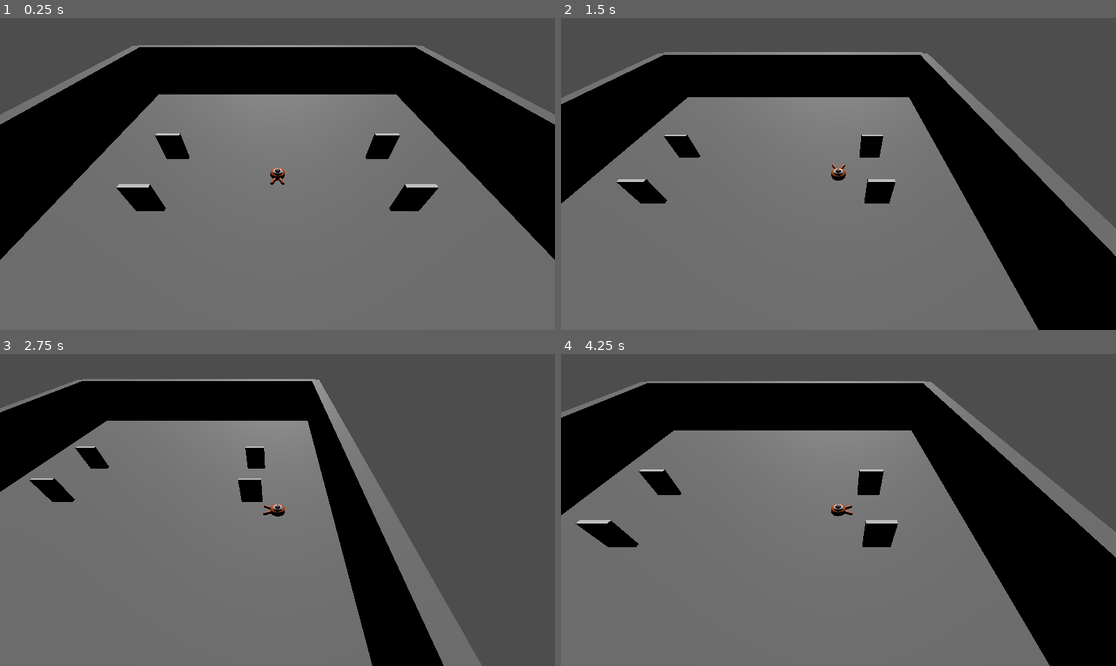
Above: before the commit, frames 1-4 (two rows, left to right).
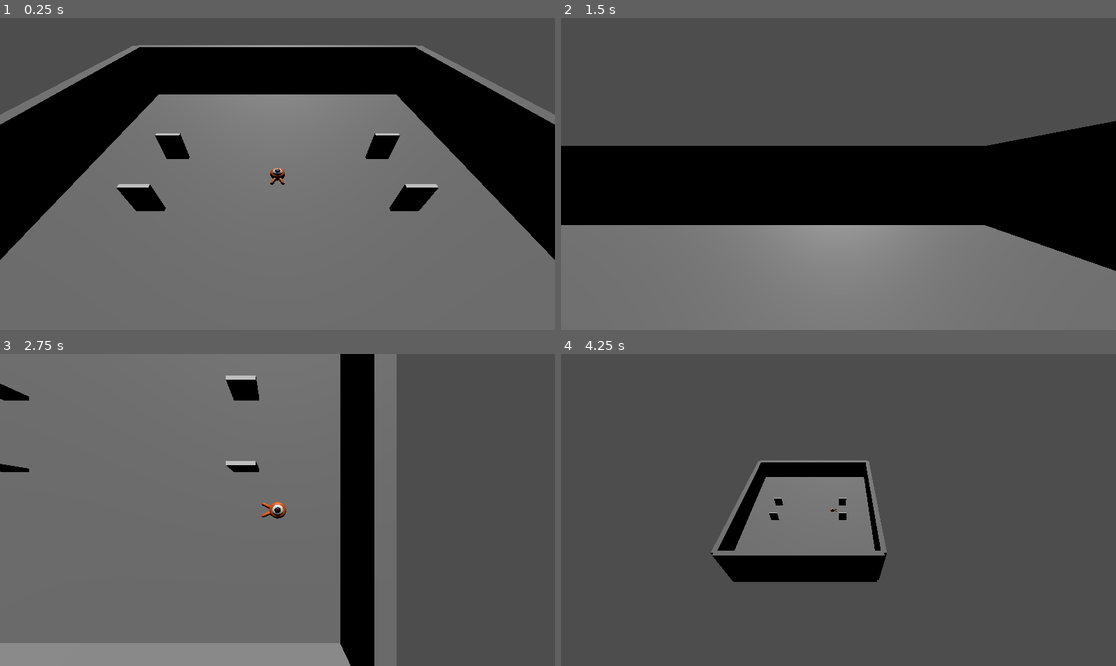
Above: after the commit, the same moments.

Repository: LeFodeurCou/Godot-Lab
Game: Godot game, scene res://main.tscn
The game is run twice, just before and just after one commit, with the same random seed, the same clock (stepped at 60 frames per second) and the same inputs.
Inputs:
- Up to frame 1 (0.25 s): no input
- Up to frame 2 (1.5 s): tap Enter (camera_switch, bound only after the commit) at 0.5 s; hold D (move_right) 0.53-1.28 s; hold Enter (camera_switch, bound only after the commit) 0.53-1.28 s; tap Space (jump) at 0.77, 0.8, 1.07, 1.35 s; hold S (move_back) from 1.28 s (still down)
- Up to frame 3 (2.75 s): tap Space (jump) at 1.52, 1.82, 2.3 s; tap Enter (camera_switch, bound only after the commit) at 1.55 s; release S (move_back) at 2.03 s; hold D (move_right) from 2.03 s (still down); hold Enter (camera_switch, bound only after the commit) from 2.03 s (still down)
- Up to frame 4 (4.25 s): release D (move_right) at 2.78 s; release Enter (camera_switch, bound only after the commit) at 2.78 s; hold W (move_forward) 2.78-3.53 s; tap Enter (camera_switch, bound only after the commit) at 2.85 s; tap Space (jump) at 3.02, 3.32, 3.6, 3.77, 4.07 s; hold A (move_left) from 3.53 s (still down)

The runs differ from the first frame. In frame 2, 48% of the frame differs, in the area x 0-100%, y 10-100%; in frame 3, 32%; in frame 4, 77%, in the area x 0-100%, y 8-100%.

Commit message:
Added : An input to switch cameras. Some cameras : renamed the default as CameraBasic, added CameraFP (First Person), CameraTP (Third Person), cameraTop (H&S view), CameraTactical (CRPG tactical view) and CameraCinematic. Works almost well, some problem for some of them, but I'll fix it tomorrow. Need a Player.gd camera setting too. Next step in addition to fixes : more control with the mouse, a CameraFree useful for debugging and so on

Diff:
--- a/Player/player.gd
+++ b/Player/player.gd
@@ -1,12 +1,23 @@
 extends CharacterBody3D
 
 @export var speed = 14
+@export var fall_acceleration = 75
+@export var jump_impulse = 20
+var target_velocity = Vector3.ZERO
 
-@export var fall_acceleration = 75
+var cameras: Array[Camera3D]
+var currentCameraIdx: int = 0
 
-@export var jump_impulse = 20
-
-var target_velocity = Vector3.ZERO
+func _ready():
+	cameras = [
+		$CameraPivot/CameraBasic,
+		$CameraPivot/CameraFP,
+		$CameraPivot/CameraTP, # TODO prevent camera going through walls
+		$CameraPivot/CameraTop,
+		$CameraPivot/CameraTactical,
+		$CameraPivot/CameraCinematic
+	]
+	set_active_camera(0)
 
 func _physics_process(delta):
 	# We create a local variable to store the input direction.
@@ -44,3 +55,24 @@
 	# Moving the Character
 	velocity = target_velocity
 	move_and_slide()
+
+func _input(event):
+	if event.is_action_pressed("camera_switch"):
+		currentCameraIdx = (currentCameraIdx + 1) % cameras.size()
+		set_active_camera(currentCameraIdx)
+
+func set_active_camera(idx:int):
+	for i in range(cameras.size()):
+		## TODO those two next lines can be used to make a transition between cameras
+		#var tween = create_tween()
+		#tween.tween_property(camera, "global_transform", target_transform, 0.5)
+		cameras[i].current = (i == idx)
+		if i == idx and i == cameras.size() - 1:
+			cameras[i].position = cameras[0].position
+			cameras[i].rotation = cameras[0].rotation
+			var tween = create_tween()
+			tween.tween_property($CameraPivot/CameraCinematic, "position", Vector3(10,200,200), 5)
+			#tween.tween_property($CameraPivot/CameraCinematic, "position", Vector3(0,200,200), 5)
+			#tween.finished.connect(func():
+				#set_active_camera(0)
+			#)
--- a/Player/player.tscn
+++ b/Player/player.tscn
@@ -18,6 +18,22 @@
 shape = SubResource("SphereShape3D_4flbx")
 
 [node name="CameraPivot" type="Marker3D" parent="." unique_id=1179431997]
-transform = Transform3D(1, 0, 0, 0, 0.70710677, 0.7071067, 0, -0.7071067, 0.70710677, 0, 20, 20)
+transform = Transform3D(1, 0, 0, 0, 0.99999994, 0, 0, 0, 0.99999994, 0, 0, 0)
 
-[node name="Camera3D" type="Camera3D" parent="CameraPivot" unique_id=1948342054]
+[node name="CameraBasic" type="Camera3D" parent="CameraPivot" unique_id=1948342054]
+transform = Transform3D(1, 0, 0, 0, 0.70710677, 0.70710677, 0, -0.70710677, 0.70710677, 0, 20, 20)
+
+[node name="CameraFP" type="Camera3D" parent="CameraPivot" unique_id=45629616]
+transform = Transform3D(1, 0, 0, 0, 1, 0, 0, 0, 1, 0, 1.6, 0)
+
+[node name="CameraTP" type="Camera3D" parent="CameraPivot" unique_id=995668447]
+transform = Transform3D(1, 0, 0, 0, 1, 0, 0, 0, 1, 0, 3, -6)
+metadata/look_at = Vector3(0, 0, 0)
+
+[node name="CameraTop" type="Camera3D" parent="CameraPivot" unique_id=1738941366]
+transform = Transform3D(1, 0, 0, 0, 0.70710677, 0.70710677, 0, -0.70710677, 0.70710677, 0, 15, -10)
+
+[node name="CameraTactical" type="Camera3D" parent="CameraPivot" unique_id=2063157521]
+transform = Transform3D(1, 0, 0, 0, -4.371139e-08, 1, 0, -1, -4.371139e-08, 0, 25, 0)
+
+[node name="CameraCinematic" type="Camera3D" parent="CameraPivot" unique_id=449455009]
--- a/project.godot
+++ b/project.godot
@@ -50,6 +50,11 @@
 "events": [Object(InputEventKey,"resource_local_to_scene":false,"resource_name":"","device":-1,"window_id":0,"alt_press …(191 unchanged characters)…
 ]
 }
+camera_switch={
+"deadzone": 0.2,
+"events": [Object(InputEventKey,"resource_local_to_scene":false,"resource_name":"","device":-1,"window_id":0,"alt_pressed":false,"shift_pressed":false,"ctrl_pressed":false,"meta_pressed":false,"pressed":false,"keycode":0,"physical_keycode":4194309,"key_label":0,"unicode":0,"location":0,"echo":false,"script":null)
+]
+}
 
 [layer_names]
 
